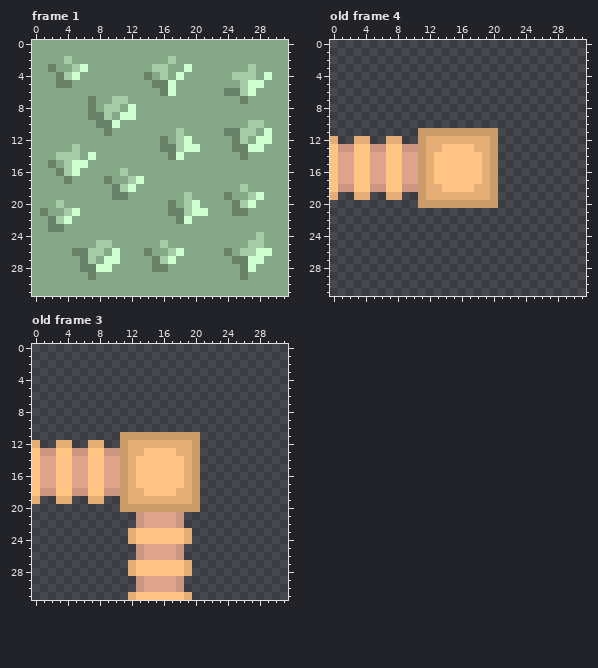
Pixel-art file -- assets/images/tiles/tiles.aseprite. Above: the version before the commit.
32x32 pixels, 4 frames. Pixels under 10% opacity are left out. Shown: frame 1, old frame 4, old frame 3. The commit also changed other frames, which this record leaves out.
Once edited:
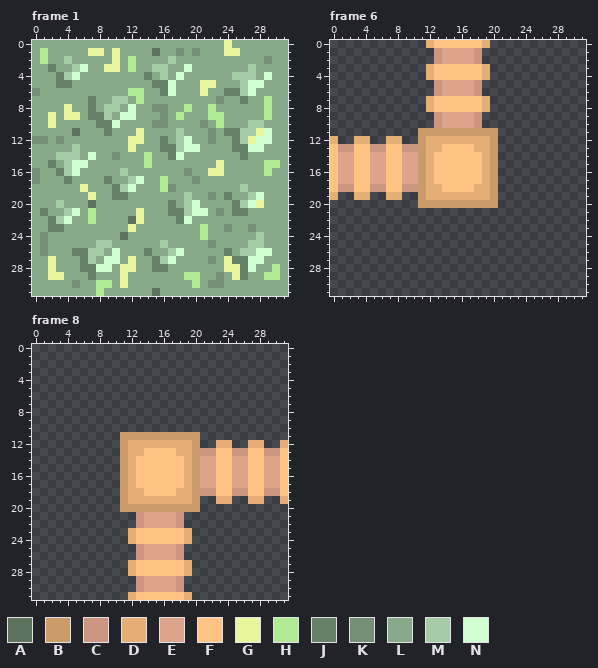
Palette (. is transparent): A #5d735e  B #cc9b6a  C #cc9681  D #e6ae77  E #dea38b  F #ffc384  G #e9f59d  H #b0eb93  J #678068  K #748f75  L #87a889  M #a5cca7  N #cfffd1
A new or re-ordered frame is compared with the old frame closest to it.
What changed:
frames 4 -> 34
Frame 1:
y 0: x 24 L -> G
y 1: x 1 L -> H; x 7..8 LL -> GG; x 10 L -> G; x 15 L -> A; x 18 L -> K; x 20 L -> K; x 24..25 LL -> GG
y 2: x 1 L -> H; x 10 L -> G; x 12 L -> H; x 29 L -> K
y 3: x 9..10 LL -> GG; x 12 L -> H
y 5: x 21..22 LL -> GG
y 6: x 0 L -> K; x 12..13 LL -> HH; x 21 L -> G
y 7: x 13 L -> H; x 23 L -> K; x 29 L -> H
y 8: x 4 L -> G; x 15..16 LL -> KK; x 19 L -> H; x 22 L -> H; x 29 L -> H
y 9: x 2 L -> G; x 4..5 LL -> GG; x 16 L -> K; x 18 L -> H; x 22..23 LL -> HH; x 29 L -> H
y 10: x 2 L -> G; x 15..16 LL -> KK; x 21 L -> K; x 23 L -> H
y 11: x 5 L -> A; x 13 L -> G; x 22 L -> K; x 28 L -> G
y 12: x 0..1 LL -> KK; x 3 L -> K; x 12..13 LL -> GG; x 22 L -> K; x 27 L -> G
y 13: x 12 L -> G
y 14: x 10 L -> K; x 14 L -> H
y 15: x 14 L -> H; x 23 L -> G; x 29..30 LL -> HH
y 16: x 0 L -> K; x 19 L -> K; x 22..23 LL -> GG; x 29 L -> H
y 17: x 0 L -> K; x 16 L -> H; x 20 L -> K
y 18: x 6 L -> G; x 16..17 LL -> HK
y 19: x 7 L -> G; x 22 L -> K
y 20: x 7 L -> A; x 28 L -> G
y 21: x 7 L -> H; x 13 L -> G; x 23 L -> K
y 22: x 7 L -> H; x 12..13 LL -> AG
y 23: x 12 L -> G; x 21 L -> H; x 24 L -> K; x 27 L -> K
y 24: x 1 L -> K; x 11 L -> A; x 21 L -> H
y 25: x 1 L -> K; x 22 L -> K
y 26: x 1 L -> K
y 27: x 2 L -> G; x 12 L -> G; x 22 L -> K; x 24 L -> G
y 28: x 2 L -> G; x 11..12 LL -> GG; x 24..25 LL -> GG; x 30 L -> H
y 29: x 2..3 LL -> GG; x 11 L -> G; x 19..20 LL -> HH; x 23 L -> K; x 25 L -> G; x 29..30 LL -> HH
y 30: x 5 L -> K; x 8..9 LL -> HH; x 11 L -> G; x 20 L -> H; x 22..23 LL -> KK
y 31: x 8 L -> H; x 15 L -> A
Frame 6 is new; against old frame 4:
y 0: x 12..19 ........ -> DFFFFFFD
y 1..2: x 13..18 ...... -> CEEEEC
y 3..4: x 12..19 ........ -> DFFFFFFD
y 5..6: x 13..18 ...... -> CEEEEC
y 7..8: x 12..19 ........ -> DFFFFFFD
y 9..10: x 13..18 ...... -> CEEEEC
Frame 8 is new; against old frame 3:
y 12: x 0 D -> .; x 3..4 DD -> ..; x 7..8 DD -> ..; x 23..24 .. -> DD; x 27..28 .. -> DD; x 31 . -> D
y 13: x 0..10 FCCFFCCFFCC -> ...........; x 21..31 ........... -> CCFFCCFFCCF
y 14..17: x 0..10 FEEFFEEFFEE -> ...........; x 21..31 ........... -> EEFFEEFFEEF
y 18: x 0..10 FCCFFCCFFCC -> ...........; x 21..31 ........... -> CCFFCCFFCCF
y 19: x 0 D -> .; x 3..4 DD -> ..; x 7..8 DD -> ..; x 23..24 .. -> DD; x 27..28 .. -> DD; x 31 . -> D
Where, in picture pixels (left, top, right, bottom), the same in both pictures:
changed: (32, 40, 280, 296)
added: (426, 40, 490, 128)
erased: (32, 440, 120, 504)
added: (200, 440, 288, 504)
